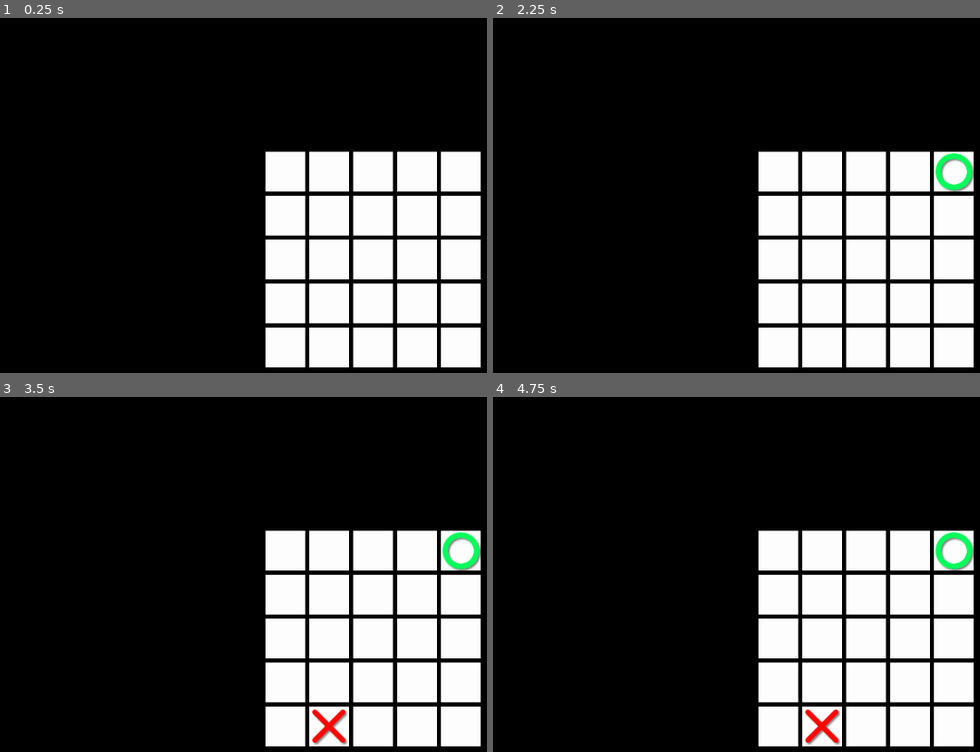
Above: before the commit, frames 1-4 (two rows, left to right).
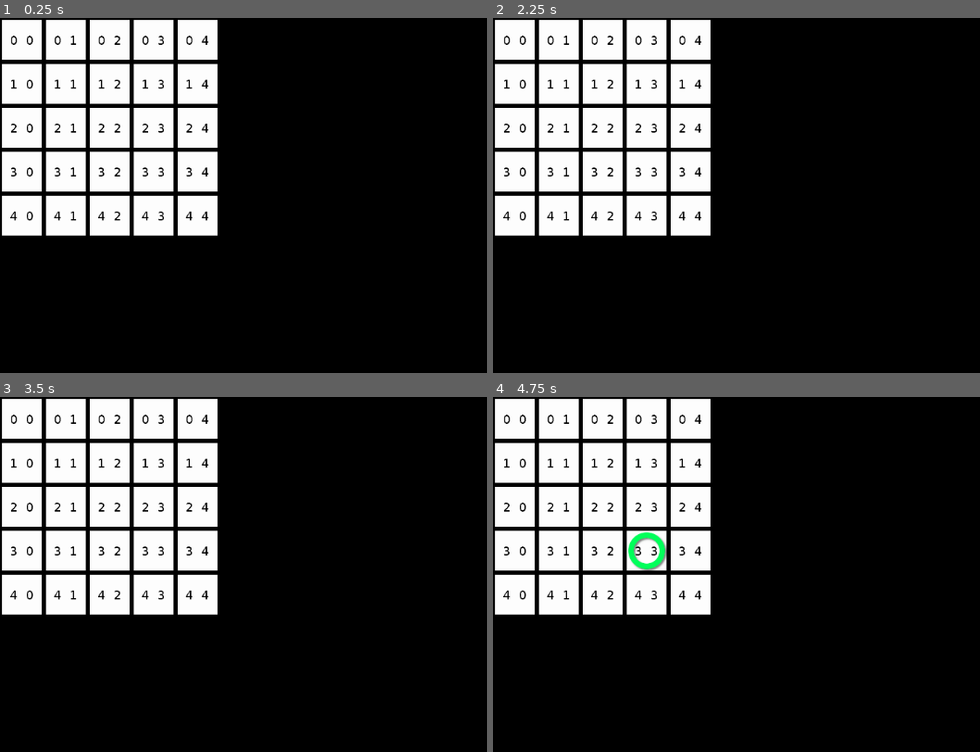
Above: after the commit, the same moments.

Repository: dqdthanhthanh/tic_tac_toe_game
Game: Godot game, scene res://main_game.tscn
The game is run twice, just before and just after one commit, with the same random seed, the same clock (stepped at 60 frames per second) and the same inputs.
Inputs (mouse positions are in pixels of both pictures, inside the frame that each line leads up to):
- Up to frame 1 (0.25 s): no input
- Up to frame 2 (2.25 s): tap Enter at 0.5, 2 s; move the mouse to (outside the picture) at 0.52 s; click (outside the picture) at 0.67 s; tap Space at 1.25 s; move the mouse to (717, 291) at 1.27 s; click (717, 291) at 1.42 s; move the mouse to (936, 156) at 2.02 s; click (936, 156) at 2.17 s
- Up to frame 3 (3.5 s): tap Space at 2.75 s; move the mouse to (331, 741) at 2.77 s; click (331, 741) at 2.92 s
- Up to frame 4 (4.75 s): tap Enter at 3.5 s; move the mouse to (outside the picture) at 3.52 s; click (outside the picture) at 3.67 s; tap Space at 4.25 s; move the mouse to (639, 570) at 4.27 s; click (639, 570) at 4.42 s

The runs differ from the first frame. In frame 1, 47% of the frame differs, in the area x 0-99%, y 0-99%; in frame 2, 47%; in frame 3, 47%; in frame 4, 47%.

Commit message:
check win: columns and rows

Diff:
--- a/main_game.gd
+++ b/main_game.gd
@@ -16,6 +16,7 @@
 @export var data:Node
 
 var team_select:int = 1
+var map_size:int = 5
 # lua tru toa do, vi tri cua cac diem pixel
 var board:Array
 # lua tru cac diem pixel
@@ -42,27 +43,15 @@
 			else:
 				pixel.position.x = 32 + j * 64
 				pixel_board[i][j] = pixel
-			#pixel.get_child(0).frame = i
-			#pixel.get_child(1).frame = j
-			pixel.get_child(0).hide()
-			pixel.get_child(1).hide()
+			pixel.get_child(0).frame = i
+			pixel.get_child(1).frame = j
+			#pixel.get_child(0).hide()
+			#pixel.get_child(1).hide()
 			pixel.position.y = 32 + i * 64
-	create_black_screen()
-
-func create_black_screen():
-	# create wall color
-	# ngang
-	var wall_color:Color = Color.BLACK
-	for i in board[0].size():
-		#for j in board.size():
-		for j in [0,1,2,8,9,10]:
-			pixel_board[j][i].modulate = wall_color
-
-	# doc
-	for i in board.size():
-		#for j in board[0].size():
-		for j in [0,1,2,3,4,5,11,12,13,14,15,16]:
-			pixel_board[i][j].modulate = wall_color
+			if i < map_size and j < map_size:
+				pixel.modulate = Color.WHITE
+			else:
+				pixel.modulate = Color.BLACK
 
 func _input(event):
 	if event is InputEventMouseButton:
@@ -85,12 +74,11 @@
 			marker = marker_x.instantiate()
 		$Marker.add_child(marker)
 		marker.position = node.position
-		if check_win() == false:
+		if check_win() == 0:
 			change_team()
 		else:
-			on_game_end()
-		prints("board")
-		prints(board)
+			on_game_end(check_win())
+	prints("check_win",check_win())
 
 func change_team():
 	if team_select == 1:
@@ -98,8 +86,123 @@
 	else:
 		team_select = 1
 
-func check_win() -> bool:
-	return false
-
-func on_game_end():
-	pass
+func check_win() -> int:
+	var count = 0
+	var markers:Array
+	for i in board.size():
+		for j in board[i].size():
+			if board[i][j] == team_select:
+				markers.append([j,i])
+	prints("markers",markers)
+
+	for n in markers.size():
+		var marker = markers[n]
+		var x = marker[0]
+		var y = marker[1]
+		# Kiểm tra các hàng
+		if !x in [0,map_size-1]:
+			if ((board[y][x-1] == team_select and board[y][x+1] == team_select) and
+			(board[y][x-2] == 0 and board[y][x+2] == 0)):
+				prints("Center")
+				return team_select
+		elif !x in [0,1,map_size-2,map_size-1]:
+			if board[y][x-1] == team_select:
+				prints("Left")
+				count = 0
+				for i in 3:
+					if board[y][x-i] == team_select:
+						count += 1
+						if count == 3 and board[y][x-4] == 0:
+							return team_select
+					else:
+						count = 0
+			elif board[y][x+1] == team_select:
+				prints("Right")
+				count = 0
+				for i in 3:
+					if board[y][x+i] == team_select:
+						count += 1
+						if count == 3 and board[y][x+4] == 0:
+							return team_select
+					else:
+						count = 0
+		# Kiểm tra các cột
+		if !y in [0,map_size-1]:
+			if ((board[y-1][x] == team_select and board[y+1][x] == team_select) and
+			(board[y-2][x] == 0 and board[y+2][x] == 0)):
+				prints("Center")
+				return team_select
+		elif !y in [0,1,map_size-2,map_size-1]:
+			if board[y-1][x] == team_select:
+				prints("Up")
+				count = 0
+				for i in 3:
+					if board[y-i][x] == team_select and board[y-4][x] == 0:
+						count += 1
+						if count == 3:
+							return team_select
+					else:
+						count = 0
+			elif board[y+1][x] == team_select:
+				prints("Down")
+				count = 0
+				for i in 3:
+					if board[y+i][x] == team_select and board[y+4][x] == 0:
+						count += 1
+						if count == 3:
+							return team_select
+					else:
+						count = 0
+		# Kiểm tra các đường chéo
+		# Các đường chéo trên
+
+		# Các đường chéo dưới
+
+	# Kiểm tra các hàng
+	#for i in board.size():
+		#count = 0
+		#for j in board[i].size():
+			#if board[i][j] != team_select:
+				#count = 0
+			#else:
+				#count += 1
+				#if count == 3:
+					#prints("check",count,i,j)
+					#return team_select
+	#count = 0
+	# Kiểm tra cac cột
+	#for i in board[0].size():
+		#count = 0
+		#for j in board.size():
+			#if board[j][i] != team_select:
+				#count = 0
+			#else:
+				#count += 1
+				#if count == 3:
+					#prints("check",count,j,i)
+					#return team_select
+	#count = 0
+
+	## Kiểm tra hàng và cột
+	#for i in range(map_size):
+		#if board[i][0] != 0 and board[i][0] == board[i][1] and board[i][0] == board[i][2]:
+			#return board[i][0] # Trả về giá trị của ô thắng
+		#if board[0][i] != 0 and board[0][i] == board[1][i] and board[0][i] == board[2][i]:
+			#return board[0][i] # Trả về giá trị của ô thắng
+	#
+	## Kiểm tra đường chéo chính
+	#if board[0][0] != 0 and board[0][0] == board[1][1] and board[0][0] == board[2][2]:
+		#return board[0][0] # Trả về giá trị của ô thắng
+	#
+	## Kiểm tra đường chéo phụ
+	#if board[0][2] != 0 and board[0][2] == board[1][1] and board[0][2] == board[2][0]:
+		#return board[0][2] # Trả về giá trị của ô thắng
+	#
+	# Nếu không có ô nào thắng
+	return 0
+
+func on_game_end(team_win:int = 1):
+	if team_win == 1:
+		prints("O win")
+	else:
+		prints("X win")
